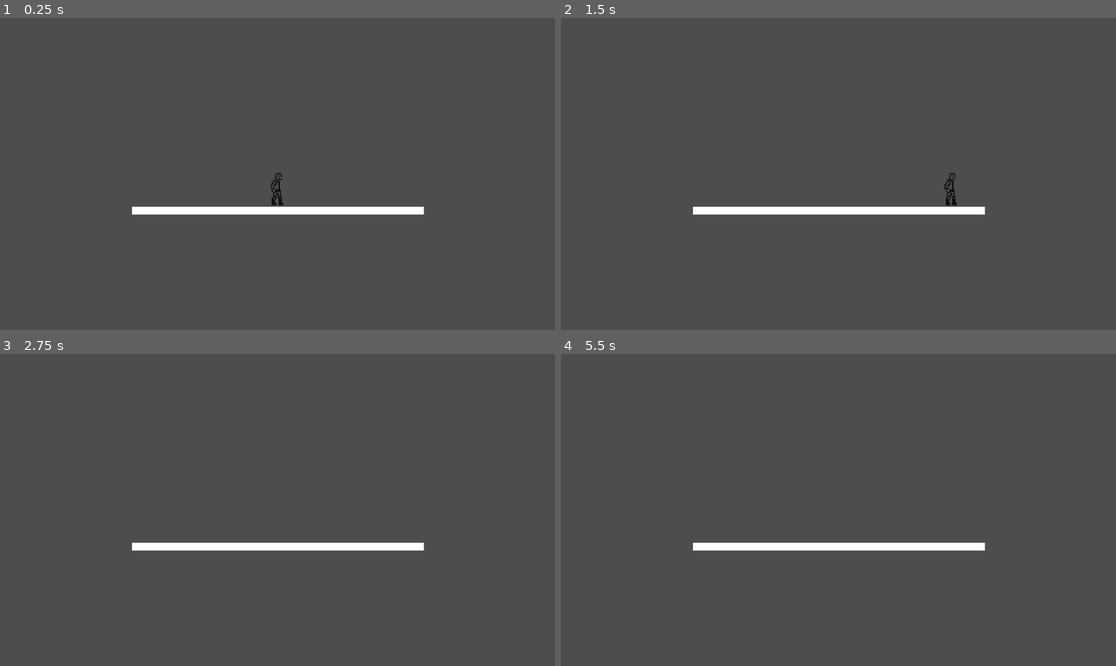
Above: before the commit, frames 1-4 (two rows, left to right).
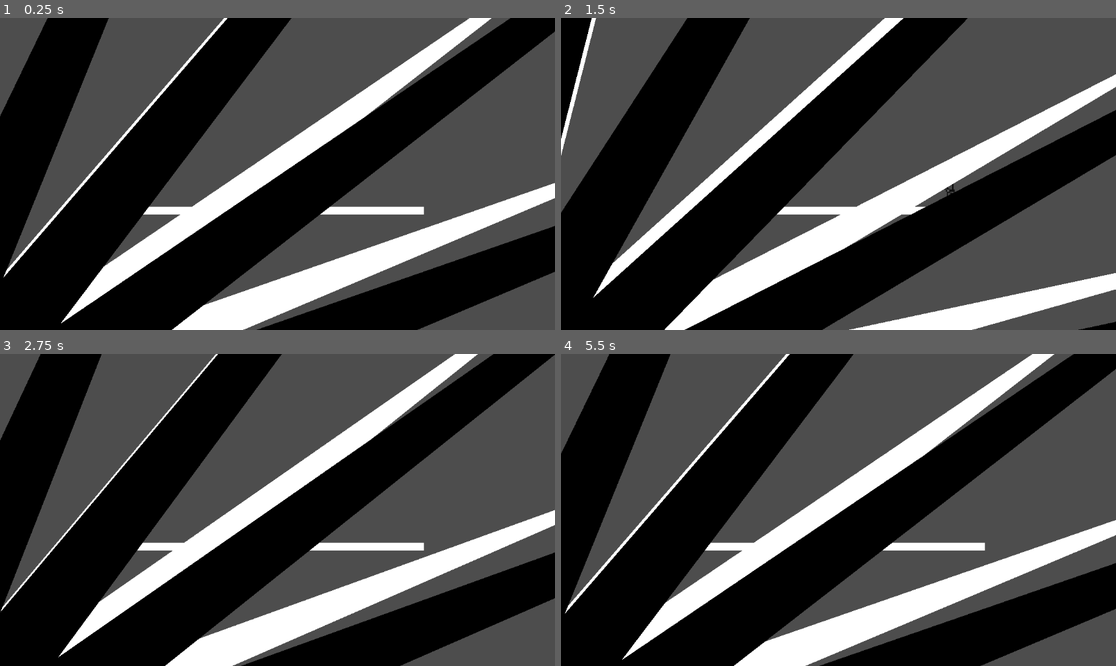
Above: after the commit, the same moments.

Repository: GRIDAEI/Grid-platformer-project
Game: Godot game, scene res://Scenes/World.tscn
The game is run twice, just before and just after one commit, with the same random seed, the same clock (stepped at 60 frames per second) and the same inputs.
Inputs:
- Up to frame 1 (0.25 s): no input
- Up to frame 2 (1.5 s): hold D (right) from 0.53 s (still down); tap Space (spacja) at 0.6 s; tap Shift (sprint) at 1.35 s
- Up to frame 3 (2.75 s): release D (right) at 2.03 s; hold A (left) from 2.03 s (still down); tap Space (spacja) at 2.1 s
- Up to frame 4 (5.5 s): release A (left) at 2.78 s; hold D (right) 2.78-4.28 s; tap Shift (sprint) at 2.85, 4.35 s; tap Space (spacja) at 3.6, 5.1 s; hold A (left) 4.28-5.03 s; hold D (right) from 5.03 s (still down)

The runs differ from the first frame. In frame 1, 56% of the frame differs, in the area x 0-100%, y 0-100%; in frame 2, 53%; in frame 3, 56%; in frame 4, 56%.

Commit message:
Spinning circle thingy

Diff:
--- a/Scenes/World.tscn
+++ b/Scenes/World.tscn
@@ -1,6 +1,7 @@
-[gd_scene load_steps=4 format=3 uid="uid://br2whanyoja5c"]
+[gd_scene load_steps=5 format=3 uid="uid://br2whanyoja5c"]
 
 [ext_resource type="PackedScene" uid="uid://nlmxldaeh4ft" path="res://Scenes/player.tscn" id="1_5cjrv"]
+[ext_resource type="Script" uid="uid://cpny1ihsnh5k4" path="res://Scenes/menu.gd" id="2_j0p05"]
 
 [sub_resource type="QuadMesh" id="QuadMesh_j0p05"]
 
@@ -23,3 +24,19 @@
 shape = SubResource("RectangleShape2D_5cjrv")
 
 [node name="Camera2D" type="Camera2D" parent="."]
+
+[node name="Menu" type="Node2D" parent="."]
+script = ExtResource("2_j0p05")
+
+[node name="BgFlash2" type="Polygon2D" parent="Menu"]
+position = Vector2(-792, 561)
+rotation = -1.5707964
+scale = Vector2(19.17, 19.17)
+polygon = PackedVector2Array(0, 20, 13.053, 99.144, 5.176, 19.319, 10.993294, 32.16391, 38.268, 92.388, 10, 17.321, 60.876, 79.335, 14.142, 14.142, 79.335, 60.876, 17.321, 10, 92.388, 38.268, 19.319, 5.176, 99.144, 13.053, 20, 0, 0, 0)
+
+[node name="BgFlash" type="Polygon2D" parent="Menu"]
+position = Vector2(-872.99994, 713)
+rotation = -1.5707964
+scale = Vector2(29.145, 29.145)
+color = Color(0, 0, 0, 1)
+polygon = PackedVector2Array(0, 20, 13.053, 99.144, 5.176, 19.319, 38.268, 92.388, 10, 17.321, 60.876, 79.335, 14.142, 14.142, 79.335, 60.876, 17.321, 10, 92.388, 38.268, 19.319, 5.176, 99.144, 13.053, 20, 0, 0, 0)
--- /dev/null
+++ b/Scenes/menu.gd
@@ -0,0 +1,13 @@
+extends Node2D
+
+
+
+func _process(delta: float) -> void:
+	rot($BgFlash, 0.1*delta, PI/24*11, -PI/12)
+	rot($BgFlash2, 0.1*delta, PI/24*11, -PI/12)
+
+
+func rot(shape: Polygon2D, amount, reset, reset_amount):
+	shape.rotate(amount)
+	if(-shape.rotation < reset):
+		shape.rotate(reset_amount)
Not shown, added: Scenes/menu.gd.uid
